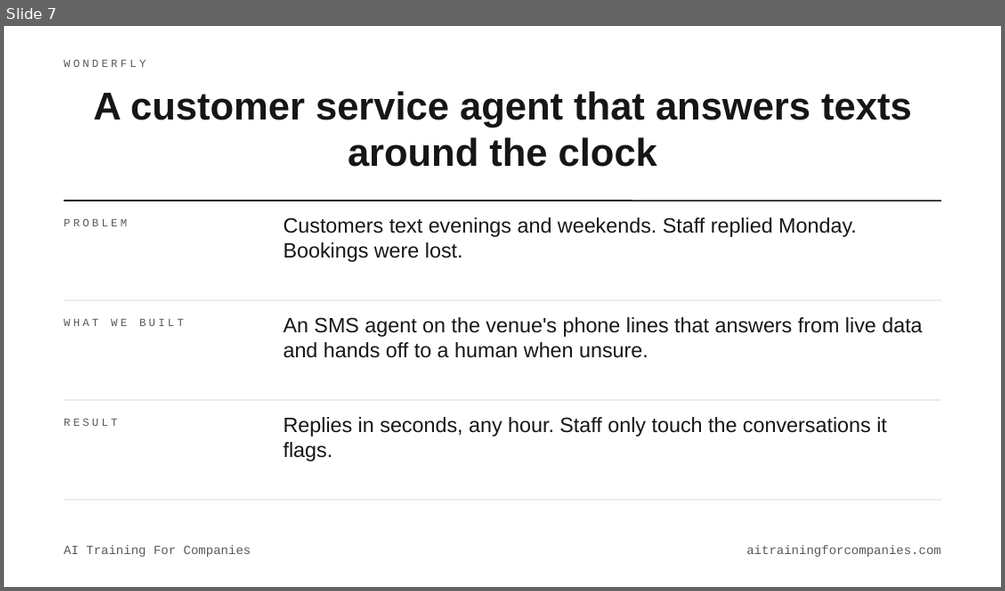
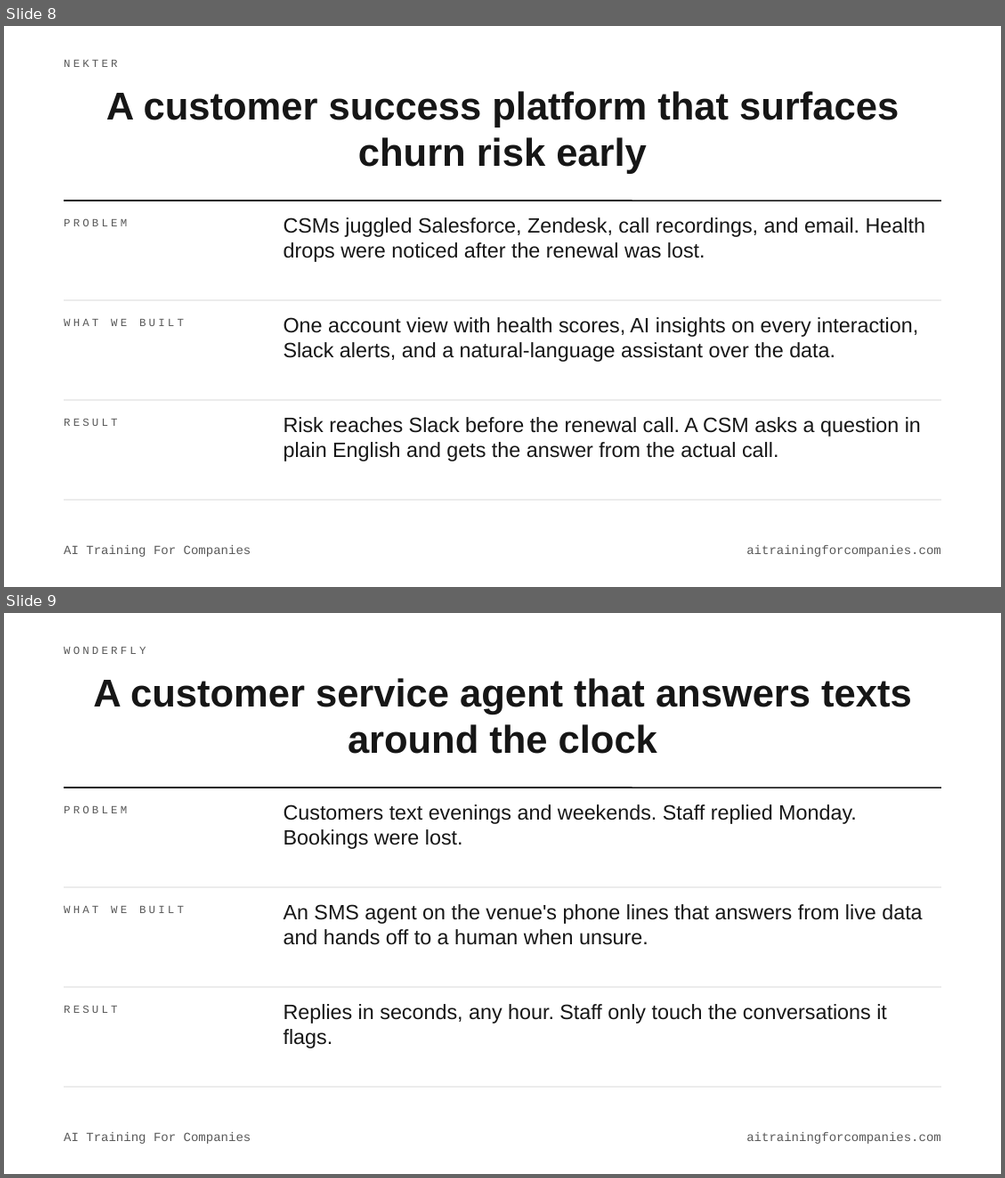
Before and after one commit to wonderfly123/ai-training-for-companies, a slide deck: docs/deck/AI-Training-For-Companies.pptx. Shown one above the other, each under a label of ours: slide 7 before the commit, slides 8 and 9 after it. The pictures are 1005x591 and 1005x1178 pixels, drawn with LibreOffice and Linux fonts; fonts in the diff are those of the drawing. Boxes give left, top, right and bottom in pixels: in the first picture for what was removed or moved away, otherwise in the second. Text is boxed around its words. In the diff, an @@ line names an element or a change of style, - is before the commit and + after.

```diff
--- a/docs/deck/AI-Training-For-Companies.pptx
+++ b/docs/deck/AI-Training-For-Companies.pptx
@@ slide 8 added at bbox=[4, 26, 1001, 587], background #FFFFFF; not listed: 2 template elements that a slide beside it also shows @@
@@ text added at bbox=[64, 60, 118, 67], 8 pt, text #595959 @@
+NEKTER
@@ title added at bbox=[106, 91, 898, 174], 28 pt, text #161616, bold @@
+A customer success platform that surfaces churn risk early
@@ line added from (64, 200) to (941, 200), #161616 1 pt @@
@@ text added at bbox=[64, 218, 127, 226], 8 pt, text #595959 @@
+PROBLEM
@@ text added at bbox=[283, 217, 925, 262], 15 pt, text #161616 @@
+CSMs juggled Salesforce, Zendesk, call recordings, and email. Health drops were noticed after the renewal was lost.
@@ line added from (64, 300) to (941, 300), #E2E2E2 0.75 pt @@
@@ text added at bbox=[64, 319, 184, 326], 8 pt, text #595959 @@
+WHAT WE BUILT
@@ text added at bbox=[283, 317, 918, 362], 15 pt, text #161616 @@
+One account view with health scores, AI insights on every interaction, Slack alerts, and a natural-language assistant over the data.
@@ line added from (64, 400) to (941, 400), #E2E2E2 0.75 pt @@
@@ text added at bbox=[64, 418, 118, 426], 8 pt, text #595959 @@
+RESULT
@@ text added at bbox=[283, 417, 921, 461], 15 pt, text #161616 @@
+Risk reaches Slack before the renewal call. A CSM asks a question in plain English and gets the answer from the actual call.
@@ line added from (64, 499) to (941, 499), #E2E2E2 0.75 pt @@
@@ what was slide 7 is now slide 9 @@
```
Also in this commit, not shown: 1 slide changed, 1 other slide added, 17 other files.
